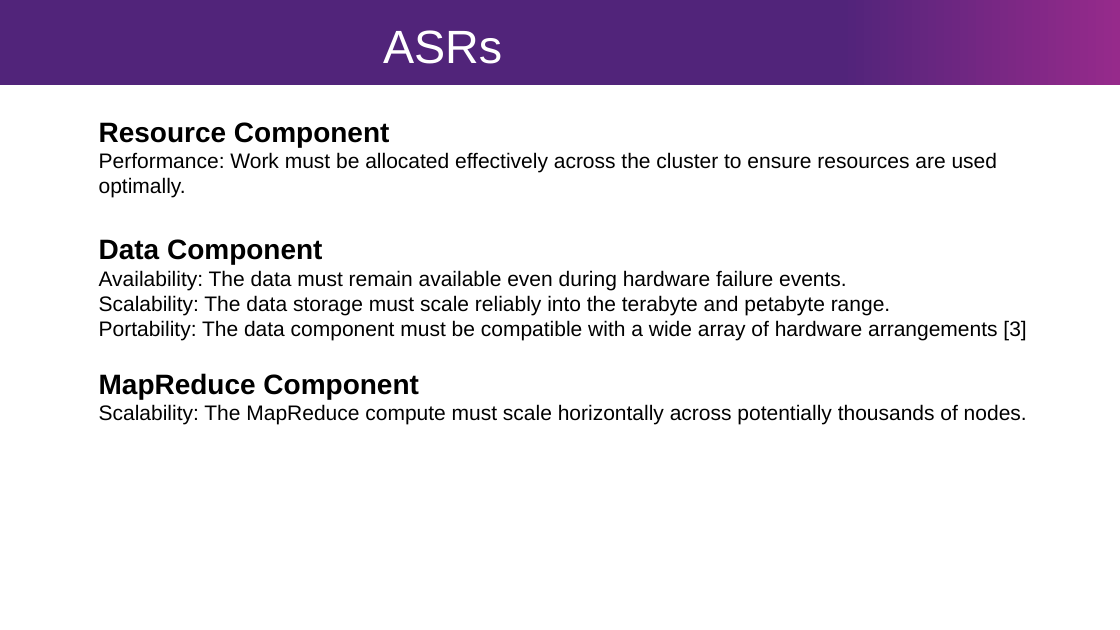
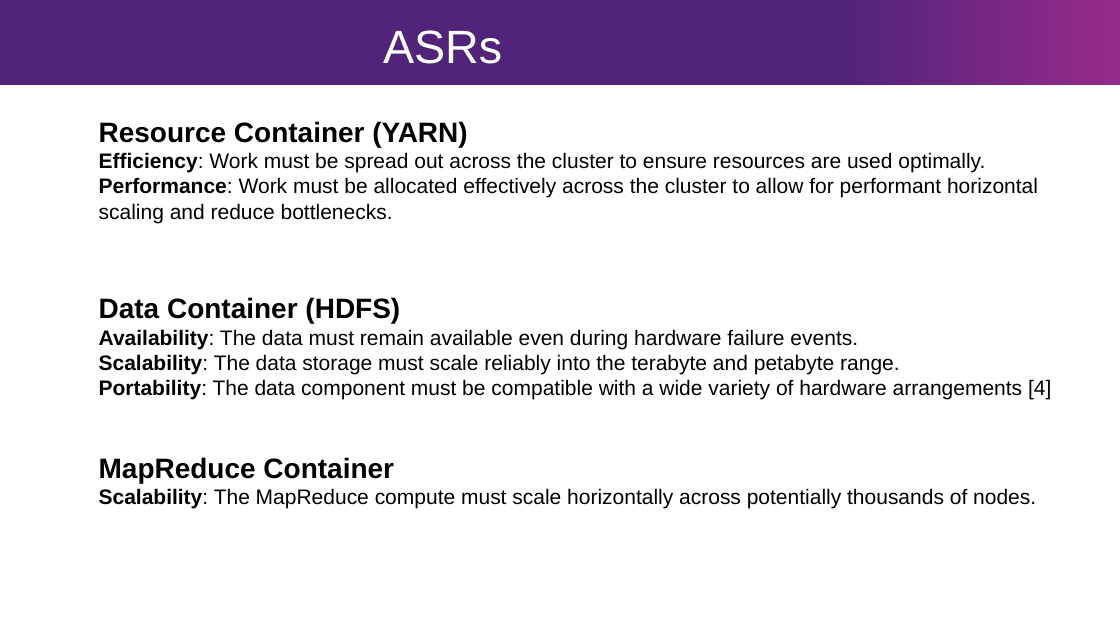
Before and after one commit to bhq12/hadoop-architecture-notes, a slide deck: slide 6 of hadoop-architecture-brook-queree.pptx (slide 4 before the commit). Drawn at 1120x630 pixels with LibreOffice and Linux fonts; fonts in the diff are those of the drawing; background and template pictures are left out. Boxes give left, top, right and bottom in pixels: in the first picture for what was removed or moved away, otherwise in the second. Text is boxed around its words. In the diff, an @@ line names an element or a change of style, - is before the commit and + after.

```diff
--- a/hadoop-architecture-brook-queree.pptx
+++ b/hadoop-architecture-brook-queree.pptx
@@ text at bbox=[99, 121, 1038, 323]: text changed @@
-Resource Component
-Performance: Work must be allocated effectively across the cluster to ensure resources are used optimally.
-Data Component
+Resource Container (YARN)
+Efficiency: Work must be spread out across the cluster to ensure resources are used optimally.
+Performance: Work must be allocated effectively across the cluster to allow for performant horizontal scaling and reduce bottlenecks.
+Data Container (HDFS)
@@ text at bbox=[99, 329, 1036, 509]: bold on in "Availability:", "Scalability:", "Scalability:" @@
@@ text at bbox=[99, 379, 1051, 483]: text changed @@
-Portability: The data component must be compatible with a wide array of hardware arrangements [3]
-MapReduce Component
+Portability: The data component must be compatible with a wide variety of hardware arrangements [4]
+MapReduce Container
```
Also in this commit, not shown: 7 other slides changed, 4 slides added, 3 slides removed, 16 other files.
